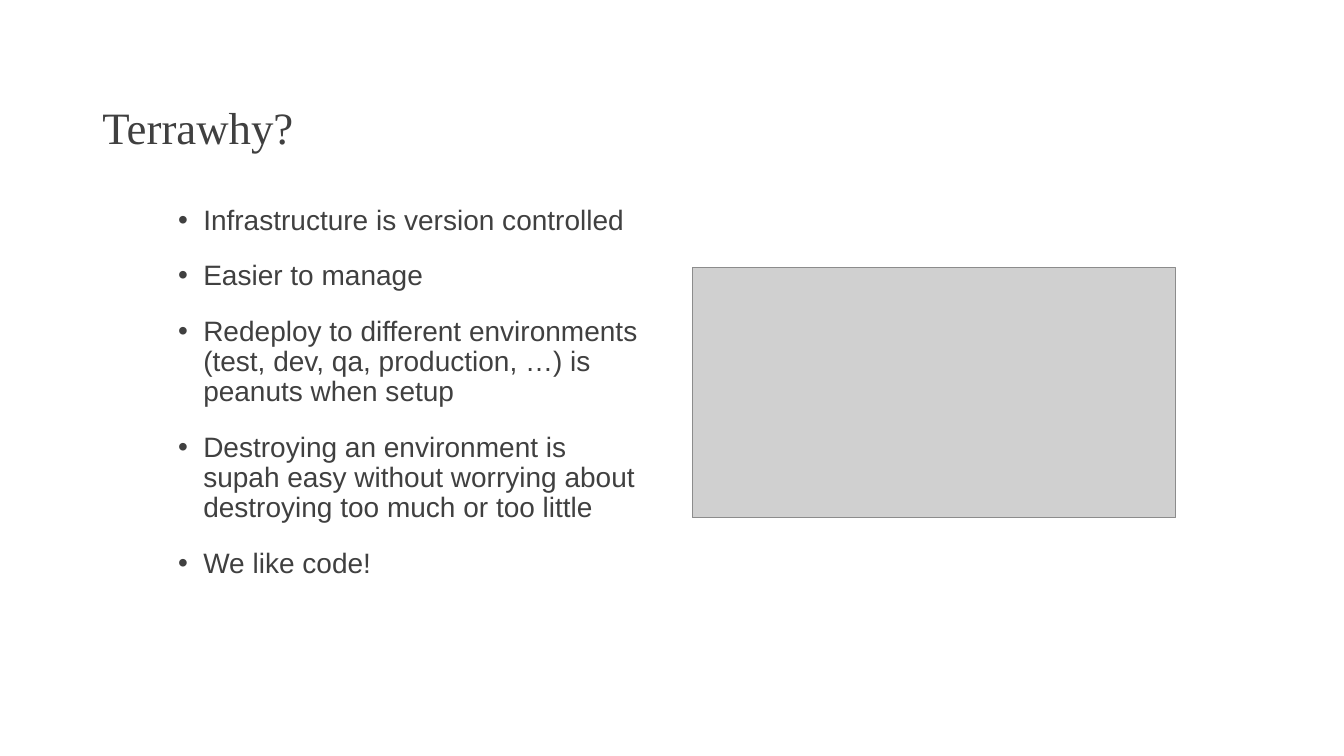
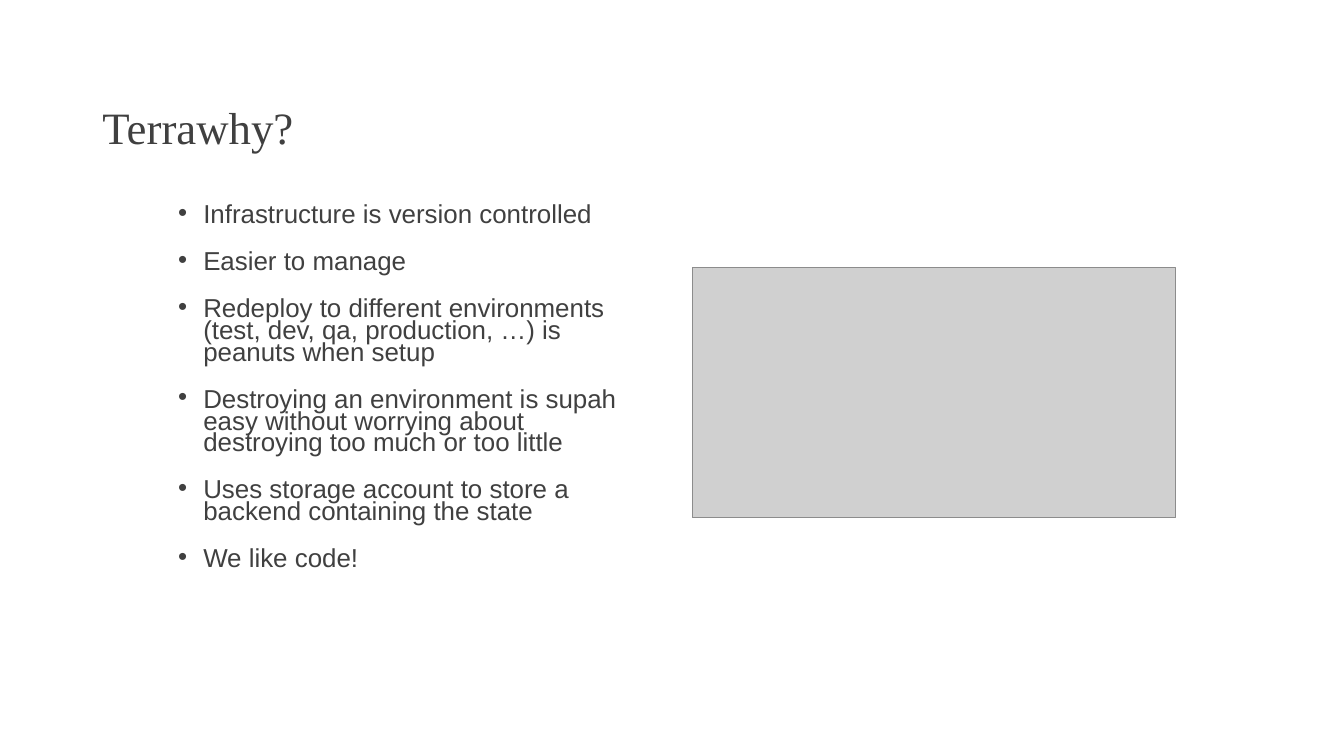
Before and after one commit to johnverbiest/Terraform101-KnowledgeShare, a slide deck: slide 5 of Terraform 101.pptx. Drawn at 1344x756 pixels with LibreOffice and Linux fonts; fonts in the diff are those of the drawing; grey boxes stand for pictures; background and template pictures are left out. Boxes give left, top, right and bottom in pixels: in the first picture for what was removed or moved away, otherwise in the second. Text is boxed around its words. In the diff, an @@ line names an element or a change of style, - is before the commit and + after.

```diff
--- a/Terraform 101.pptx
+++ b/Terraform 101.pptx
@@ text at (203, 204, 617, 568): size 20 to 18.5 pt in "Infrastructure is version controlled", "Easier to manage", "Redeploy to different environments (test, dev, qa, ...", "Destroying an environment is supah easy without ..." and 1 more places; line spacing 0.9 to 0.7 @@
@@ text at (203, 480, 568, 526): paragraph added @@
+• Uses storage account to store a backend containing the state
```
Also in this commit, not shown: 6 slides added, 2 other files.
